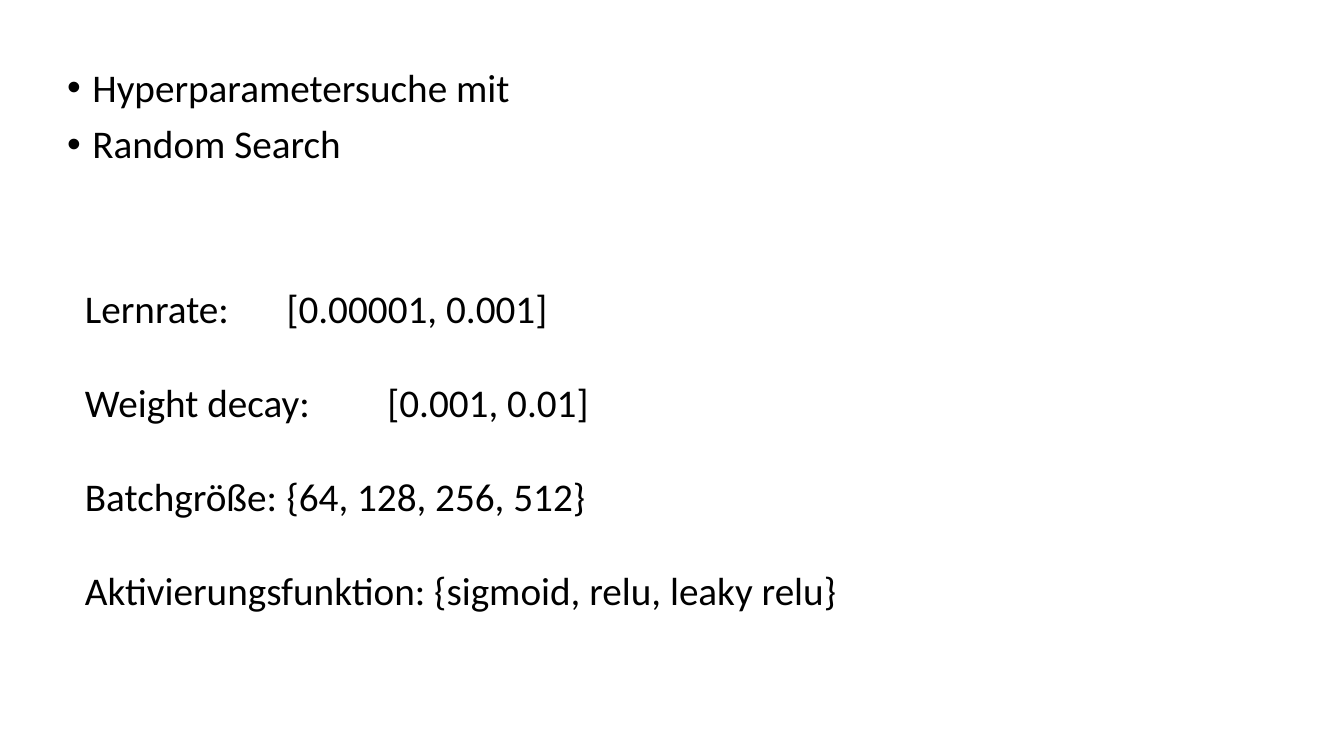
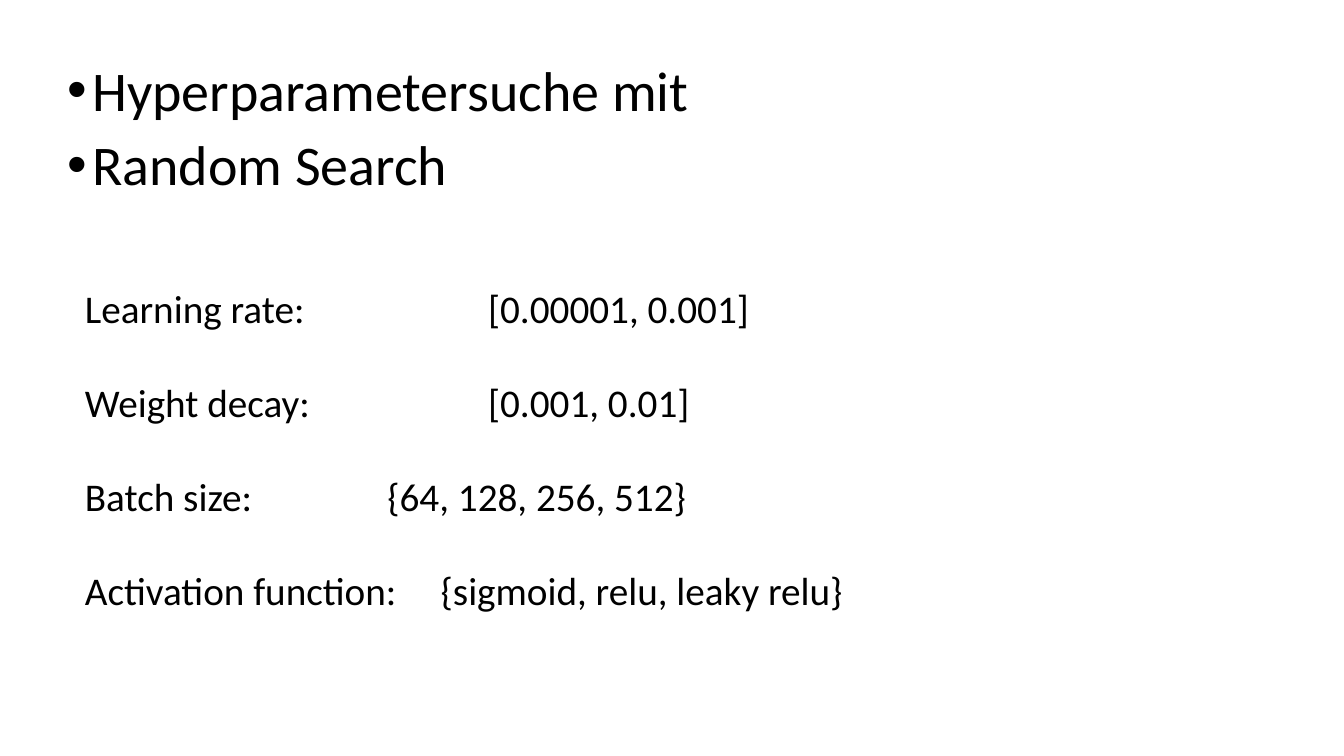
Before and after one commit to maxlevv/Gesture-Detection, a slide deck: slide 9 of presentation_final_project.pptx (slide 10 before the commit). Drawn at 1344x756 pixels with LibreOffice and Linux fonts; fonts in the diff are those of the drawing. Boxes give left, top, right and bottom in pixels: in the first picture for what was removed or moved away, otherwise in the second. Text is boxed around its words. In the diff, an @@ line names an element or a change of style, - is before the commit and + after.

```diff
--- a/presentation_final_project.pptx
+++ b/presentation_final_project.pptx
@@ subtitle "Hyperparametersuche mit" at (x1=92, y1=72, x2=688, y2=186): size 28 to 40 pt @@
@@ text at (x1=85, y1=294, x2=749, y2=330): text changed @@
-  Lernrate: [0.00001, 0.001]
+  Learning rate: [0.00001, 0.001]
@@ text at (x1=85, y1=482, x2=842, y2=612): text changed @@
-  Batchgröße: {64, 128, 256, 512}
-  Aktivierungsfunktion: {sigmoid, relu, leaky relu}
+  Batch size: {64, 128, 256, 512}
+  Activation function: {sigmoid, relu, leaky relu}
```
Also in this commit, not shown: 9 other slides changed, 5 slides added, 9 slides removed.
